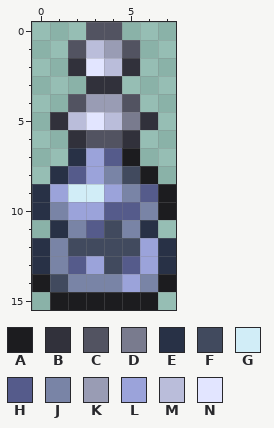
File history of a pixel-art sprite, Items/Potions/FinessePotion.png. The first picture shows the starting point.
The file is 16x32 pixels, drawn in blocks of 2x2; one block is one cell here.
Palette (. is transparent): A #1c1c1f  B #31313b  C #525361  D #797b8e  E #283146  F #414a5e  G #d1edf7  H #555b8b  J #7984a6  K #999cb4  L #9ba3da  M #babdda  N #e2e5ff
Once edited:
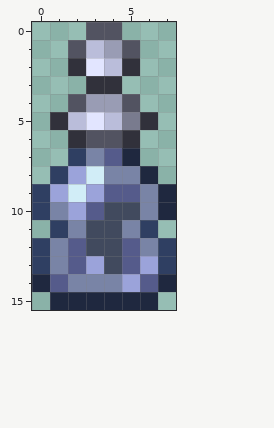
Diff:
colour A: #1c1c1f -> #1f283f
colour E: #283146 -> #2f3f62
y 7: x 3 L -> J
y 8: x 2..3 HL -> LG; x 5 F -> J
y 9: x 3..6 GLJH -> LHHJ
y 10: x 3..5 LHH -> HFF
y 11: x 3 H -> F
y 12: x 2 F -> H; x 5..6 FL -> HJ
y 14: x 1 F -> H; x 6 J -> H
Changed places in both pictures, as pixel boxes (x1, y1, x2, y2):
changed: (32, 148, 176, 310)
